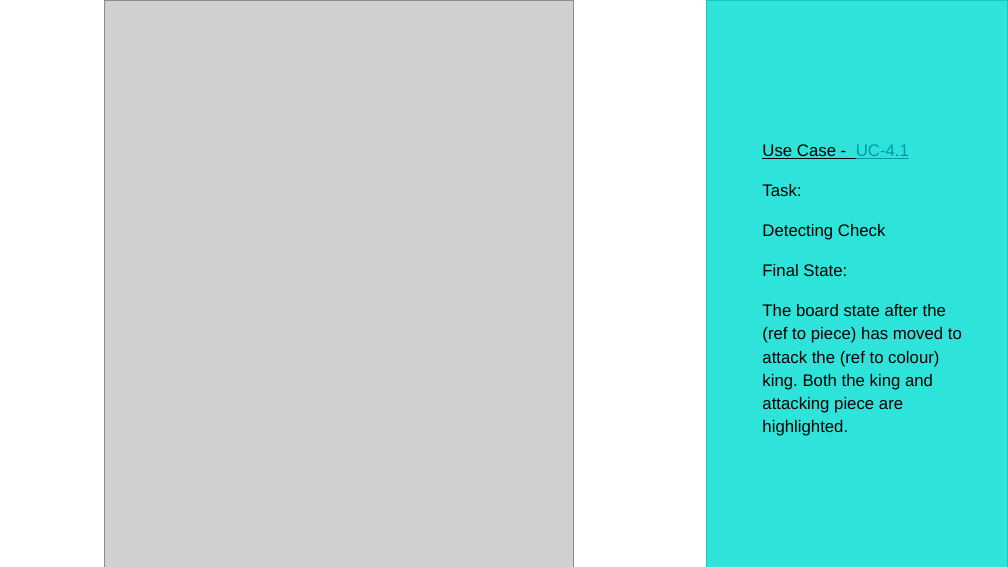
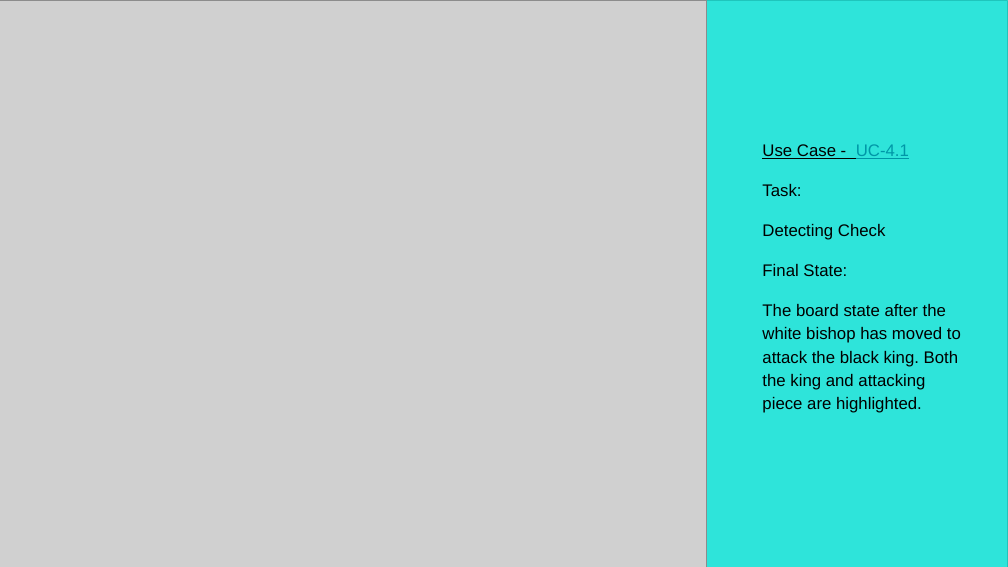
Before and after one commit to Skadoot/GP9, a slide deck: slide 29 of docs/ui_spec/UI-Spec-Pres-GP9.pptx. Drawn at 1008x567 pixels with LibreOffice and Linux fonts; fonts in the diff are those of the drawing; grey boxes stand for pictures. Boxes give left, top, right and bottom in pixels: in the first picture for what was removed or moved away, otherwise in the second. Text is boxed around its words. In the diff, an @@ line names an element or a change of style, - is before the commit and + after.

```diff
--- a/docs/ui_spec/UI-Spec-Pres-GP9.pptx
+++ b/docs/ui_spec/UI-Spec-Pres-GP9.pptx
@@ picture: place and size @@
-picture at box(105, 1, 574, 567)
+picture at box(0, 1, 707, 567)
@@ text at box(762, 304, 961, 413): text changed @@
-The board state after the (ref to piece) has moved to attack the (ref to colour) king. Both the king and attacking piece are highlighted.
+The board state after the white bishop has moved to attack the black king. Both the king and attacking piece are highlighted.
```
Also in this commit, not shown: 28 other slides changed, 2 slides removed, 15 other files.
